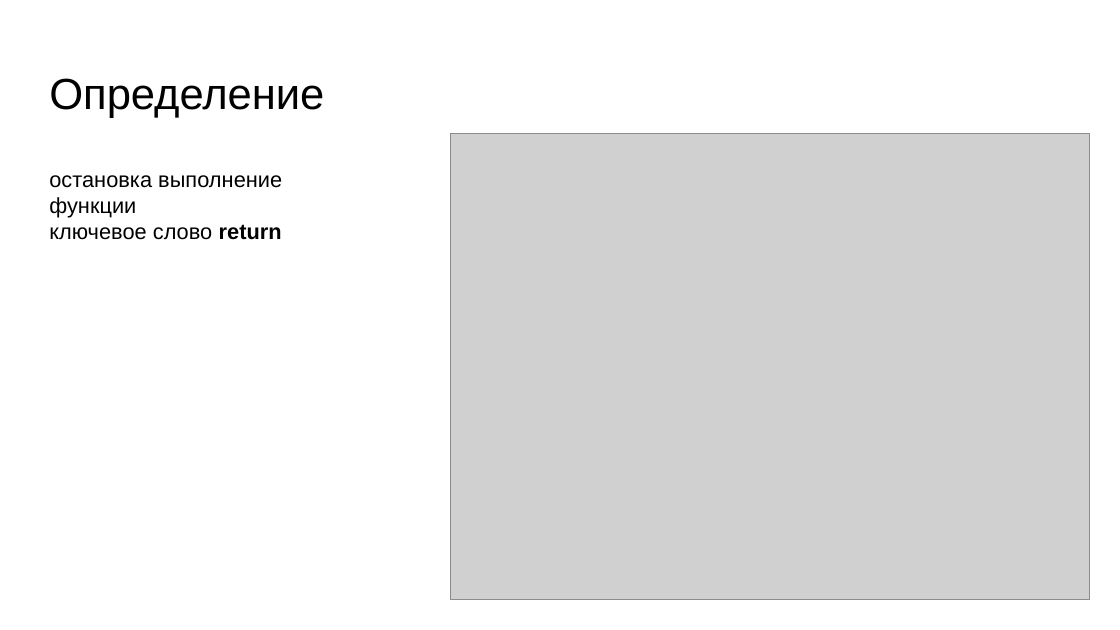
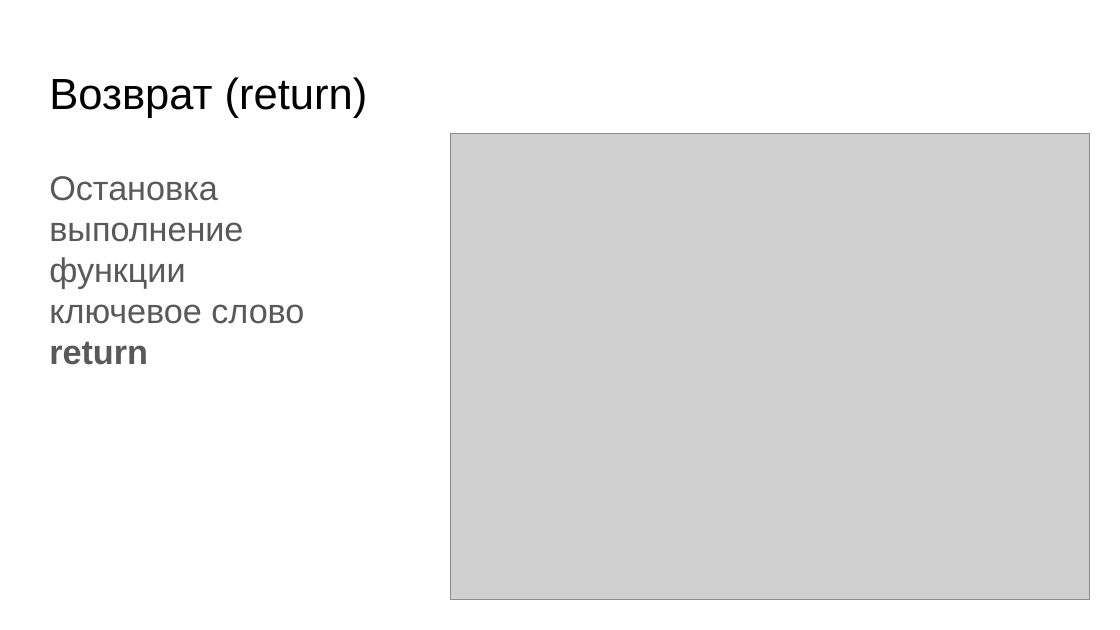
Before and after one commit to skhayrulin/python_course, a slide deck: slide 16 of lecture/Lecture4.pptx (slide 10 before the commit). Drawn at 1120x630 pixels with LibreOffice and Linux fonts; fonts in the diff are those of the drawing; grey boxes stand for pictures. Boxes give left, top, right and bottom in pixels: in the first picture for what was removed or moved away, otherwise in the second. Text is boxed around its words. In the diff, an @@ line names an element or a change of style, - is before the commit and + after.

```diff
--- a/lecture/Lecture4.pptx
+++ b/lecture/Lecture4.pptx
@@ title at <box>49,77,368,118</box>: text changed @@
-Определение
+Возврат (return)
@@ text at <box>49,176,243,288</box>: text changed; size 14 to 22 pt; text colour #000000 to #595959 @@
-остановка выполнение функции
+Остановка выполнение функции
@@ text at <box>49,304,304,365</box>: size 14 to 22 pt, text colour #000000 to #595959 in "ключевое слово return" @@
```
Also in this commit, not shown: 10 other slides changed, 42 slides added, 4 slides removed, 1 other file.
